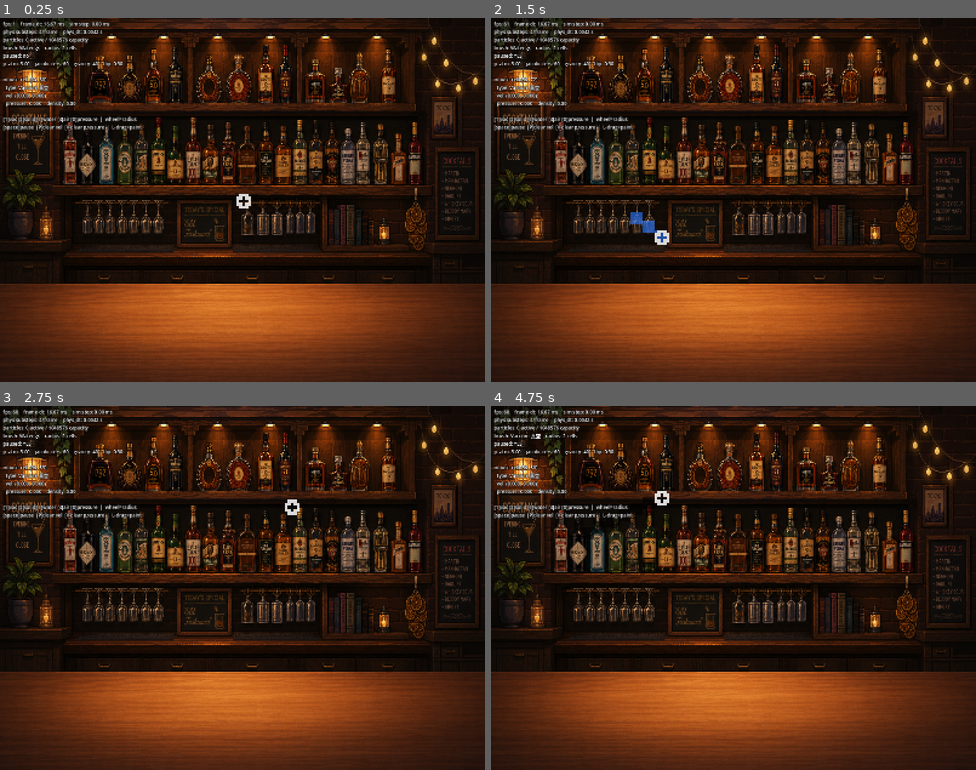
Above: before the commit, frames 1-4 (two rows, left to right).
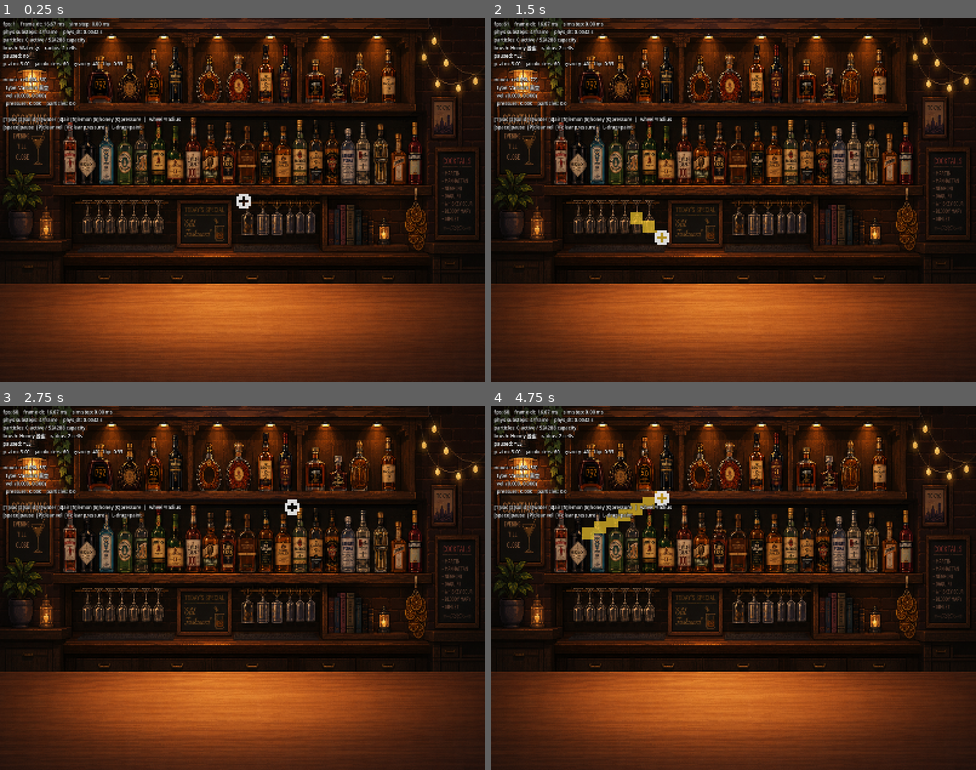
Above: after the commit, the same moments.

Repository: nobodyscool/FLIP-fluid-simulator-sandbox
Game: Godot game, scene res://scenes/main.tscn
Two runs of this game, one before a commit and one after it. Both use one fixed random seed, a clock stepped at 60 frames per second and the inputs below.
Inputs (mouse positions are in pixels of both pictures, inside the frame that each line leads up to):
- Up to frame 1 (0.25 s): no input
- Up to frame 2 (1.5 s): tap Enter at 0.5 s; move the mouse to (840, 181) at 0.52 s; tap 5 at 0.6 s; click (840, 181) at 0.67 s; tap Space at 0.77 s; tap 6 at 0.8 s; drag from (636, 218) to (709, 272) at 1.27 s
- Up to frame 3 (2.75 s): move the mouse to (291, 507) at 2.02 s; tap 5 at 2.1 s; click (291, 507) at 2.17 s; tap 6 at 2.3 s
- Up to frame 4 (4.75 s): tap Space at 2.75, 3.77 s; drag from (709, 660) to (588, 533) at 2.77 s; move the mouse to (879, 642) at 3.52 s; tap 1 at 3.6 s; click (879, 642) at 3.67 s; tap 6 at 3.8 s; tap Enter at 4.25 s; drag from (588, 533) to (660, 497) at 4.27 s

The runs differ from the first frame. In frame 1, 0.3% of the frame differs, in the area x 9-38%, y 5-29%; in frame 2, 0.6%; in frame 3, 0.4%; in frame 4, 0.9%, in the area x 4-38%, y 5-37%.
Error before the commit: Out of bounds get index '19' (on base: 'Dictionary') (res://scripts/flip_fluid_gpu.gd:247)
Error after the commit: Out of bounds get index '19' (on base: 'Dictionary') (res://scripts/flip_fluid_gpu.gd:254)

Commit message:
多相液体

Diff:
--- a/scenes/main.tscn
+++ b/scenes/main.tscn
@@ -6,6 +6,7 @@
 [node name="Main" type="Node2D" unique_id=1527691939]
 visible = false
 script = ExtResource("1_main")
+flip_ratio = 0.93
 background = ExtResource("2_0wfyh")
 water_color = Color(0.09149521, 0.36853132, 0.7644422, 1)
 water_opacity = 0.8
--- a/scripts/flip_fluid_gpu.gd
+++ b/scripts/flip_fluid_gpu.gd
@@ -6,11 +6,15 @@
 # only the 160x120 display buffer and a 1-cell probe are read back per frame.
 # See docs/DESIGN.md for the data layout and algorithm.
 
-# --- cell type enum (matches the GLSL constants) ---
+# --- material codes ---
+# 0..3 double as stored cell_type values; 2/4/5 are liquid "brush" materials
+# (liquids are represented by particles + a per-particle phase, not a cell type).
 const T_VACUUM := 0
 const T_SOLID  := 1
-const T_WATER  := 2
+const T_WATER  := 2   # phase 0 (rho 1.0)
 const T_AIR    := 3
+const T_LEMON  := 4   # phase 1 (rho 1.4, denser than water)
+const T_HONEY  := 5   # phase 2 (rho 2.0, densest)
 
 # --- grid dimensions ---
 var nx: int
@@ -39,22 +43,22 @@
 var _uset := {}
 
 var _shader_bindings := {
-	"init_pool":       [0, 1],
-	"clear_grid":      [7, 8, 9, 10, 11, 13],
-	"p2g":             [0, 7, 8, 9, 10, 11],
+	"init_pool":       [0, 1, 20],
+	"clear_grid":      [7, 8, 9, 10, 11, 13, 21],
+	"p2g":             [0, 7, 8, 9, 10, 11, 20, 21],
 	"normalize":       [3, 4, 5, 6, 7, 8, 9, 10],
 	"enforce_solids":  [3, 4, 12],
-	"cell_setup":      [3, 4, 11, 12, 13, 16],
-	"jacobi":          [12, 13, 14, 15, 16],
-	"project":         [3, 4, 12, 13, 14],
+	"cell_setup":      [3, 4, 11, 12, 13, 16, 21, 22],
+	"jacobi":          [12, 13, 14, 15, 16, 22],
+	"project":         [3, 4, 12, 13, 14, 22],
 	"g2p_advect":      [0, 3, 4, 5, 6, 12],
 	"drain":           [0, 1, 2, 12],
-	"emit":            [0, 1, 2, 12, 19],
+	"emit":            [0, 1, 2, 12, 19, 20],
 	"free_particles":  [0, 1, 2, 19],
 	"brush_apply":     [12, 19],
 	"pressure_impulse":[0, 19],
 	"clear_vel":       [0],
-	"render":          [3, 4, 11, 12, 13, 14, 17, 18],
+	"render":          [3, 4, 11, 12, 13, 14, 17, 18, 21],
 }
 
 # transient push-constant fields updated per dispatch
@@ -112,6 +116,9 @@
 	_buf[17] = _new_buf(cell_count * 4)         # display (packed RGBA8)
 	_buf[18] = _new_buf(8 * 4)                  # probe
 	_buf[19] = _new_buf(cell_count * 4)         # brush_mask
+	_buf[20] = _new_buf(capacity * 4)           # phase (per-particle liquid id)
+	_buf[21] = _new_buf(cell_count * 3 * 4)     # phase_count (3 per-cell counts)
+	_buf[22] = _new_buf(cell_count * 4)         # rho_cell (per-cell density, float)
 
 
 func _new_buf(size_bytes: int) -> RID:
@@ -258,7 +265,8 @@
 	if mode == 1:
 		# pressure brush -> velocity impulse on the affected particles
 		_dispatch(cl, "pressure_impulse", pgroups)
-	elif material == T_WATER:
+	elif material == T_WATER or material == T_LEMON or material == T_HONEY:
+		# any liquid: emit particles carrying the material's phase (set in emit.glsl)
 		_dispatch(cl, "emit", cgroups)
 	else:
 		# vacuum / solid / air: recycle covered particles, then stamp the type
--- a/scripts/main.gd
+++ b/scripts/main.gd
@@ -13,19 +13,21 @@
 
 
 
-# material / mode
-const MAT_NAMES := ["Vacuum 真空", "Solid 固体", "Water 水", "Air 气"]
+# material / mode (indexed by brush material code; 4=lemon, 5=honey are liquids)
+const MAT_NAMES := ["Vacuum 真空", "Solid 固体", "Water 水", "Air 气", "Lemon 柠檬汁", "Honey 蜂蜜"]
 const MAT_PREVIEW := [
 	Color(0, 0, 0, 0.55),          # vacuum
 	Color(0.25, 0.25, 0.25, 0.7),  # solid
 	Color(0.15, 0.42, 0.9, 0.7),   # water
 	Color(0.5, 0.5, 0.5, 0.7),     # air
+	Color(0.55, 0.85, 0.30, 0.7),  # lemon juice (greenish)
+	Color(0.95, 0.78, 0.18, 0.7),  # honey (golden yellow)
 ]
 const PRESSURE_PREVIEW := Color(0.95, 0.75, 0.1, 0.6)
 
 # ---- inspector-tunable parameters (defaults match the in-code values) ----
 @export_group("Simulation")
-@export var particle_capacity: int = 1048576   # pool size; applied at startup only
+@export var particle_capacity: int = 524288   # pool size; applied at startup only 524288
 @export_range(0.0, 1.0, 0.01) var flip_ratio: float = 0.90
 @export var jacobi_iters: int = 60
 @export var gravity: float = 40.0
@@ -38,6 +40,12 @@
 @export_range(0.0, 0.2, 0.005) var refraction: float = 0.03
 # 水面渲染：false=每个 cell 一种颜色（清晰像素块，默认）；true=cell 间平滑过渡。
 @export var smooth_water: bool = false
+
+@export_group("Liquids 多相液体")
+# 三种液体的颜色（按密度从轻到重）：水=蓝，柠檬汁=绿，蜂蜜=黄。每格按该格“占多数”的相取色（一格一色）。
+# 密度大小固定在 shaders/cell_setup.glsl、render.glsl 的 RHO 常量（水1.0/柠檬1.4/蜂蜜2.0），决定分层顺序。
+@export var lemon_color: Color = Color(0.55, 0.85, 0.30)   # 柠檬汁：泛绿，密度>水
+@export var honey_color: Color = Color(0.95, 0.78, 0.18)   # 蜂蜜：泛黄，密度>柠檬汁>水
 
 @export_group("Foam 泡沫泛白")
 # 总开关：泡沫（水色蓝→白）。关掉则水面纯蓝，无泛白。
@@ -155,6 +163,8 @@
 		_mat.set_shader_parameter("bg_tex", background)
 	_mat.set_shader_parameter("bg_color", background_color)
 	_mat.set_shader_parameter("water_tint", water_color)
+	_mat.set_shader_parameter("lemon_color", lemon_color)
+	_mat.set_shader_parameter("honey_color", honey_color)
 	_mat.set_shader_parameter("water_opacity", water_opacity)
 	_mat.set_shader_parameter("refraction", refraction)
 	_mat.set_shader_parameter("smooth_water", smooth_water)
@@ -166,9 +176,13 @@
 	_mat.set_shader_parameter("foam_depth", foam_depth)
 
 
-const TEST_SCENE := false   # true = pre-built solid container + water + air showcase
+const TEST_SCENE := false        # true = pre-built solid container + water + air showcase
+const TEST_MULTIPHASE := true    # true = honey/lemon sinking through water (density layering)
 
 func _seed_initial_water() -> void:
+	if TEST_MULTIPHASE:
+		_setup_multiphase_demo()
+		return
 	if TEST_SCENE:
 		_setup_test_scene()
 		return
@@ -179,6 +193,19 @@
 		for x in range(8, 64):
 			mask.encode_s32((x + y * GRID_W) * 4, 1)
 	solver.commit_brush(mask, FlipFluidGPU.T_WATER, 0, 0.0, Vector2.ZERO, randi())
+
+
+func _setup_multiphase_demo() -> void:
+	# Solid container to hold the liquids.
+	_paint_rect(FlipFluidGPU.T_SOLID, 0, 30, 20, 34, 106)     # left wall
+	_paint_rect(FlipFluidGPU.T_SOLID, 0, 126, 20, 130, 106)   # right wall
+	_paint_rect(FlipFluidGPU.T_SOLID, 0, 30, 102, 130, 106)   # floor
+	# Stable stratification: water (light) on top, lemon juice in the middle,
+	# honey (heavy) on the bottom. Correct density ordering should hold as three
+	# clean colour bands. Paint 5/6 to drop denser liquid in and watch it sink.
+	_paint_rect(FlipFluidGPU.T_WATER, 0, 34, 24, 126, 50)     # top    -> blue
+	_paint_rect(FlipFluidGPU.T_LEMON, 0, 34, 50, 126, 76)     # middle -> green
+	_paint_rect(FlipFluidGPU.T_HONEY, 0, 34, 76, 126, 102)    # bottom -> yellow
 
 
 func _paint_rect(mat: int, mode: int, x0: int, y0: int, x1: int, y1: int) -> void:
@@ -299,6 +326,8 @@
 			KEY_2: _pressure_mode = false; _brush_material = FlipFluidGPU.T_SOLID
 			KEY_3: _pressure_mode = false; _brush_material = FlipFluidGPU.T_WATER
 			KEY_4: _pressure_mode = false; _brush_material = FlipFluidGPU.T_AIR
+			KEY_5: _pressure_mode = false; _brush_material = FlipFluidGPU.T_LEMON
+			KEY_6: _pressure_mode = false; _brush_material = FlipFluidGPU.T_HONEY
 			KEY_0: _pressure_mode = true
 			KEY_P: solver.clear_velocity()
 			KEY_V: solver.clear_pressure()
@@ -350,7 +379,8 @@
 	var mat_txt: String = "Pressure 压力" if _pressure_mode else MAT_NAMES[_brush_material]
 	var cell_type: int = int(probe[0]) if probe.size() > 0 else 0
 	var is_water := probe.size() > 5 and probe[5] > 0.5
-	var cell_txt: String = "Water 水" if is_water else MAT_NAMES[clampi(cell_type, 0, 3)]
+	var rho: float = probe[6] if probe.size() > 6 else 0.0
+	var cell_txt: String = _liquid_name(rho) if is_water else MAT_NAMES[clampi(cell_type, 0, 3)]
 
 	var lines := [
 		"fps: %d    frame dt: %.2f ms    sim step: %.2f ms" % [fps, _frame_dt * 1000.0, _last_step_us / 1000.0],
@@ -362,11 +392,20 @@
 			solver.p_atm, solver.jacobi_iters, solver.gravity, solver.flip_ratio],
 		"",
 		"mouse cell (%d, %d):" % [_mouse_cell.x, _mouse_cell.y],
-		"  type: %s" % cell_txt,
+		"  type: %s%s" % [cell_txt, ("  (rho %.2f)" % rho) if is_water else ""],
 		"  vel: (%.3f, %.3f)" % [probe[1] if probe.size() > 1 else 0.0, probe[2] if probe.size() > 2 else 0.0],
-		"  pressure: %.3f    density: %.2f" % [probe[3] if probe.size() > 3 else 0.0, probe[4] if probe.size() > 4 else 0.0],
+		"  pressure: %.3f    particles: %.1f" % [probe[3] if probe.size() > 3 else 0.0, probe[4] if probe.size() > 4 else 0.0],
 		"",
-		"[1]vac [2]solid [3]water [4]air [0]pressure  |  wheel=radius",
+		"[1]vac [2]solid [3]water [4]air [5]lemon [6]honey [0]pressure  |  wheel=radius",
 		"[space]pause  [P]clear vel  [V]clear pressure  |  L-drag=paint",
 	]
 	_hud.text = "\n".join(lines)
+
+
+# Name a liquid cell by its density (matches the RHO constants in p2g.glsl).
+func _liquid_name(rho: float) -> String:
+	if rho >= 1.7:
+		return "Honey 蜂蜜"
+	elif rho >= 1.2:
+		return "Lemon 柠檬汁"
+	return "Water 水"
--- a/shaders/water_display.gdshader
+++ b/shaders/water_display.gdshader
@@ -1,15 +1,18 @@
 shader_type canvas_item;
 
-// Per-cell water FOREGROUND over a SMOOTH refracted background.
+// Per-cell liquid FOREGROUND over a SMOOTH refracted background.
 //   - air    -> background (image, else bg_color)
 //   - solid  -> solid_color,  vacuum -> vacuum_color
-//   - water  -> transparent foreground (tint faded to foam-white, ONE colour per
-//               cell) composited over the smooth, velocity-offset background.
-// The background seen through the water is sampled at full resolution (NOT
-// quantised to cells) so the pseudo-refraction reads properly. Only the water's
+//   - liquid -> transparent foreground (density-tinted, ONE colour per cell)
+//               composited over the smooth, velocity-offset background.
+// Multiphase: the cell's average density (encoded by render.glsl in the A
+// channel, 190..250) selects the tint along a blue -> green -> yellow gradient
+// (water -> lemon juice -> honey). Mixed cells read as an intermediate colour.
+// The background seen through the liquid is sampled at full resolution (NOT
+// quantised to cells) so the pseudo-refraction reads properly. Only the liquid's
 // own foreground colour + foam is per-cell.
-// Foam is a per-cell quantity: the water blue lightens with the cell's flow
-// speed and thinness (surface / spray); extreme = pure white.
+// Foam is a per-cell quantity: the tint lightens with the cell's flow speed and
+// thinness (surface / spray); extreme = pure white.
 
 uniform sampler2D fluid_nearest : filter_nearest, repeat_disable; // per-cell data
 uniform sampler2D fluid_linear  : filter_linear,  repeat_disable; // smooth vel / coverage
@@ -18,7 +21,9 @@
 uniform bool  smooth_water = false;  // false = crisp one-colour-per-cell foreground (default)
 uniform bool  has_bg = false;
 uniform vec4  bg_color : source_color = vec4(0.5, 0.5, 0.5, 1.0);
-uniform vec4  water_tint : source_color = vec4(0.12, 0.42, 0.85, 1.0);
+uniform vec4  water_tint : source_color = vec4(0.12, 0.42, 0.85, 1.0);   // water  (A=190)
+uniform vec4  lemon_color : source_color = vec4(0.55, 0.85, 0.30, 1.0);  // lemon juice (A=210)
+uniform vec4  honey_color : source_color = vec4(0.95, 0.78, 0.18, 1.0);  // honey  (A=230)
 uniform float water_opacity : hint_range(0.0, 1.0) = 0.55;
 uniform float refraction : hint_range(0.0, 0.2) = 0.03;
 uniform vec3  solid_color : source_color = vec3(0.25, 0.25, 0.25);
@@ -36,31 +41,44 @@
 	return has_bg ? texture(bg_tex, clamp(uv, 0.0, 1.0)).rgb : bg_color.rgb;
 }
 
+// Dominant-phase code (A = 190/210/230) -> that liquid's tint. ONE colour/cell.
+vec3 phase_tint(int base) {
+	int ph = (base - 190) / 20;   // 0 water, 1 lemon, 2 honey
+	if (ph <= 0) return water_tint.rgb;
+	if (ph == 1) return lemon_color.rgb;
+	return honey_color.rgb;
+}
+
 void fragment() {
 	vec2 uv = UV;
 	vec4 d = texture(fluid_nearest, uv);   // per-cell data (nearest)
-	int base = int(d.a * 255.0 + 0.5);     // 0 air, 85 solid, 170 vacuum
-	float dens = d.r;                      // 0 = no water, small = thin, 1 = deep
+	int base = int(d.a * 255.0 + 0.5);     // 0 air, 85 solid, 170 vacuum, 190..250 liquid
+	float dens = d.r;                      // 0 = no liquid, small = thin, 1 = deep
 	vec2 vel = (d.gb - 0.5) * 2.0;         // per-cell velocity (drives foam)
 
+	bool is_liquid = base >= 185;
+
+	// Underlying colour: liquid & air show the smooth background; solid / vacuum
+	// are opaque per-cell blocks.
 	vec3 col;
-	if (base > 130) {
+	if (is_liquid) {
+		col = sample_bg(uv);
+	} else if (base > 130) {
 		col = vacuum_color;
 	} else if (base > 40) {
 		col = solid_color;
 	} else {
-		col = sample_bg(uv);               // air shows the smooth background
+		col = sample_bg(uv);
 	}
 
-	bool is_water = dens > 0.002 && base < 40;
-	if (is_water) {
-		// Background through the water: SMOOTH (full-res) so the pseudo-refraction
+	if (is_liquid) {
+		// Background through the liquid: SMOOTH (full-res) so the pseudo-refraction
 		// is not quantised. Offset by the smooth velocity field for cleaner flow.
 		vec2 rvel = (texture(fluid_linear, uv).gb - 0.5) * 2.0;
 		vec3 refr = sample_bg(uv + rvel * refraction);
 
-		// Foreground water colour: ONE colour per cell (tint faded to foam-white).
-		vec3 fg = water_tint.rgb;
+		// Foreground: ONE colour per cell = dominant-phase tint faded to foam.
+		vec3 fg = phase_tint(base);
 		if (enable_foam) {
 			float speed = length(vel);
 			float thin = 1.0 - smoothstep(0.0, foam_depth, dens);   // 1 at thin/spray, 0 at/above foam_depth
Not shown, changed: shaders/cell_setup.glsl
Not shown, changed: shaders/clear_grid.glsl
Not shown, changed: shaders/emit.glsl
Not shown, changed: shaders/init_pool.glsl
Not shown, changed: shaders/jacobi.glsl
Not shown, changed: shaders/p2g.glsl
Not shown, changed: shaders/project.glsl
Not shown, changed: shaders/render.glsl
Not shown, changed: README.md
Not shown, changed: docs/DESIGN.md
Not shown, changed: docs/日程
